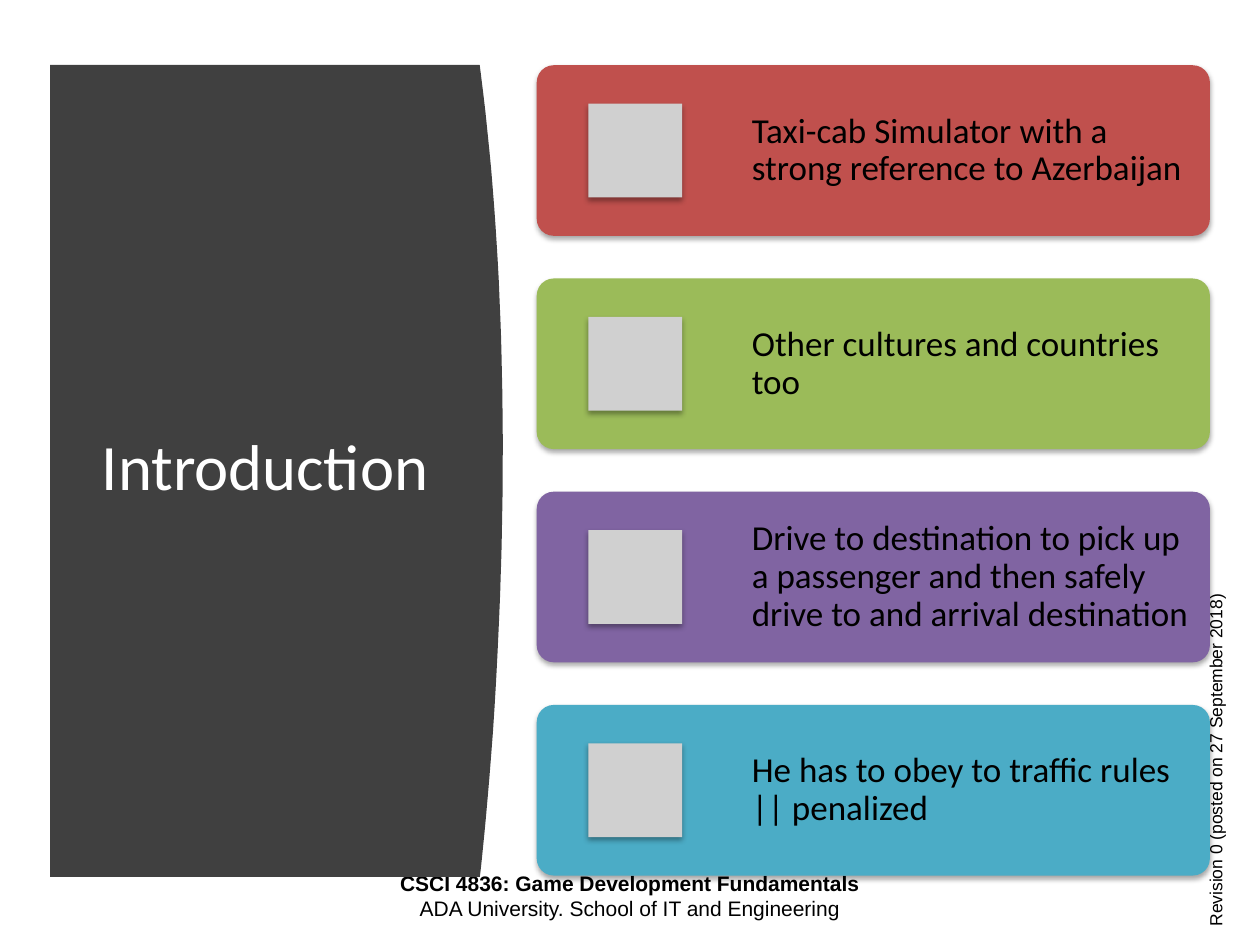
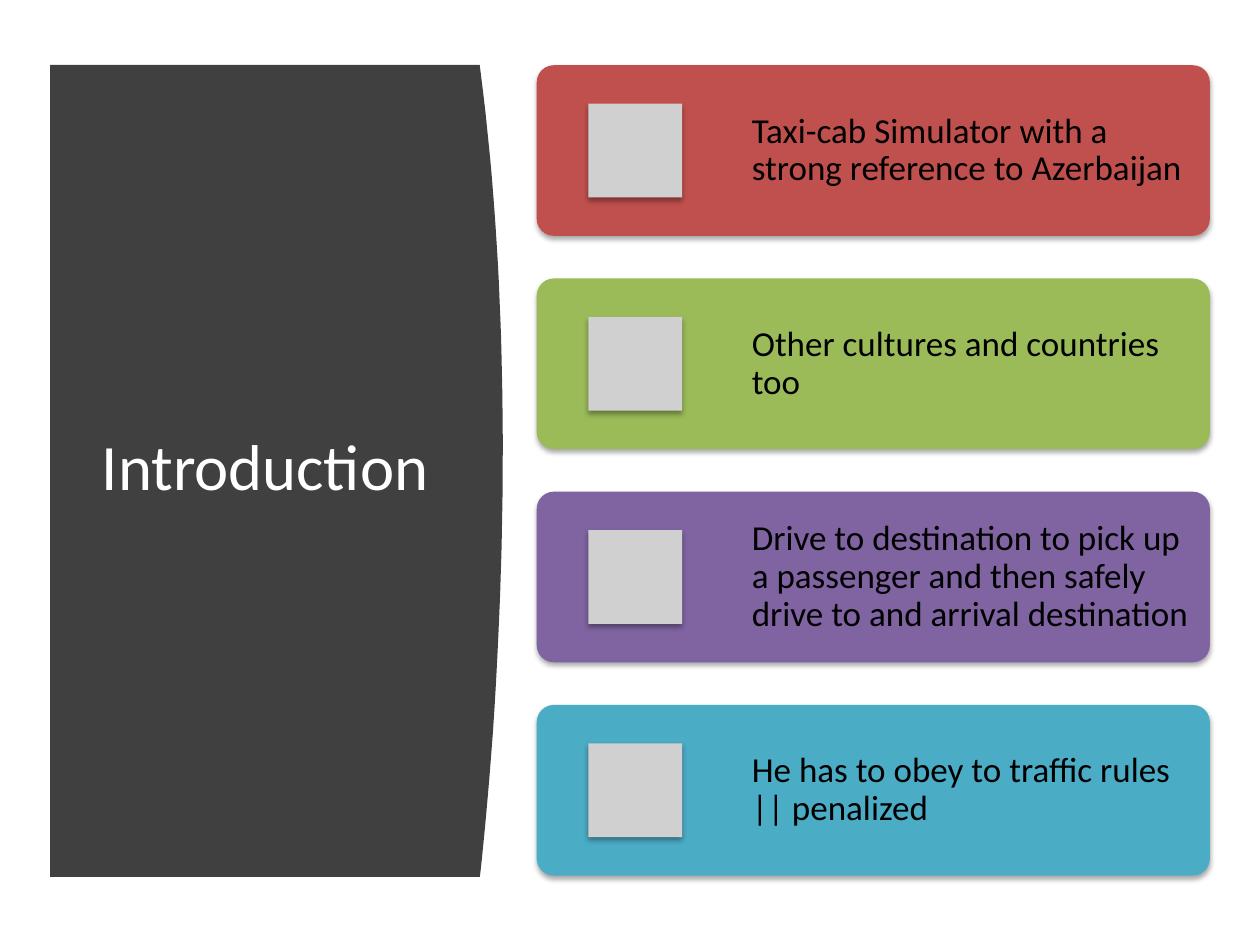
Before and after one commit to ADA-SITE-CSCI4836-2018-Fall/class-game-project-survivors, a slide deck: slide 3 of CSCI4836-HW04-Presentation.pptx. Drawn at 1260x945 pixels with LibreOffice and Linux fonts; fonts in the diff are those of the drawing; grey boxes stand for pictures; background and template pictures are left out. Boxes give left, top, right and bottom in pixels: in the first picture for what was removed or moved away, otherwise in the second. Text is boxed around its words. In the diff, an @@ line names an element or a change of style, - is before the commit and + after.

```diff
--- a/CSCI4836-HW04-Presentation.pptx
+++ b/CSCI4836-HW04-Presentation.pptx
@@ text removed at (x1=1206, y1=598, x2=1226, y2=925) @@
-Revision 0 (posted on 27 September 2018)
@@ text removed at (x1=400, y1=874, x2=859, y2=920) @@
-CSCI 4836: Game Development Fundamentals
-ADA University. School of IT and Engineering
```
Also in this commit, not shown: 11 other slides changed, 2 slides added, 1 slide removed.
